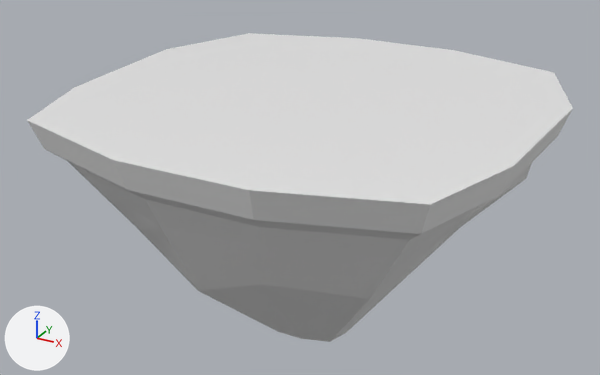
Before and after pictures for a commit that changed the FBX model Assets/env/island_xl.fbx.
Rendered twice from a 50 mm camera at (-4.5, -42.4, 11.3) aimed at (-19.4, -15.4, -2.2). Every picture has the same lights, and +X, +Y and +Z are marked at lower left. Where no turn or scale is listed for an object, it has been applied to the vertices.
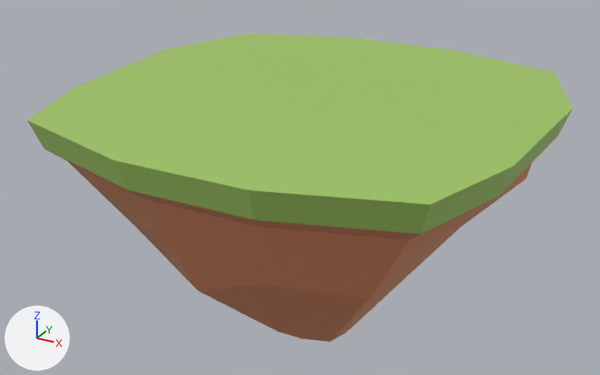
What differs and where, as boxes (x1, y1, x2, y2) in the pictures (600 x 375 px):
part 1 of me_cube_019, recoloured (white to green): (27, 33, 573, 234) in both
part 2 of me_cube_019, recoloured: (47, 150, 532, 342) in both

Diff of the bpy script that builds the scene:
```diff
--- a/Assets/env/island_xl.fbx.py
+++ b/Assets/env/island_xl.fbx.py
@@ mat_grass @@
+mat_grass = principled_material('grass')
+mat_grass.base_color = (0.352, 0.565, 0.125)  # green #a0c663
@@ mat_dirt @@
+mat_dirt = principled_material('dirt')
+mat_dirt.base_color = (0.753, 0.287, 0.136)  # orange #e19267
@@ me_cube_019 @@
 me_cube_019.from_pydata(...)  # 76 vertices, 71 faces; spans x -9.1..9.0, y -8.9..9.0, z -8.5..1.1
 # used by ob_cube_018; location = (-18.76, -15.44, 0.71)
+# me_cube_019 part 1: all 21 faces centred in x -8.7..8.7, y -8.7..8.8, z 0.6..1.1 switch from mat_material (white #e7e7e7) to mat_grass (green #a0c663)
+# me_cube_019 part 2: 49 of the faces centred in x -8.2..8.2, y -8.2..8.3, z -8.5..-0.3 switch from mat_material (white #e7e7e7) to mat_dirt (orange #e19267)
```
